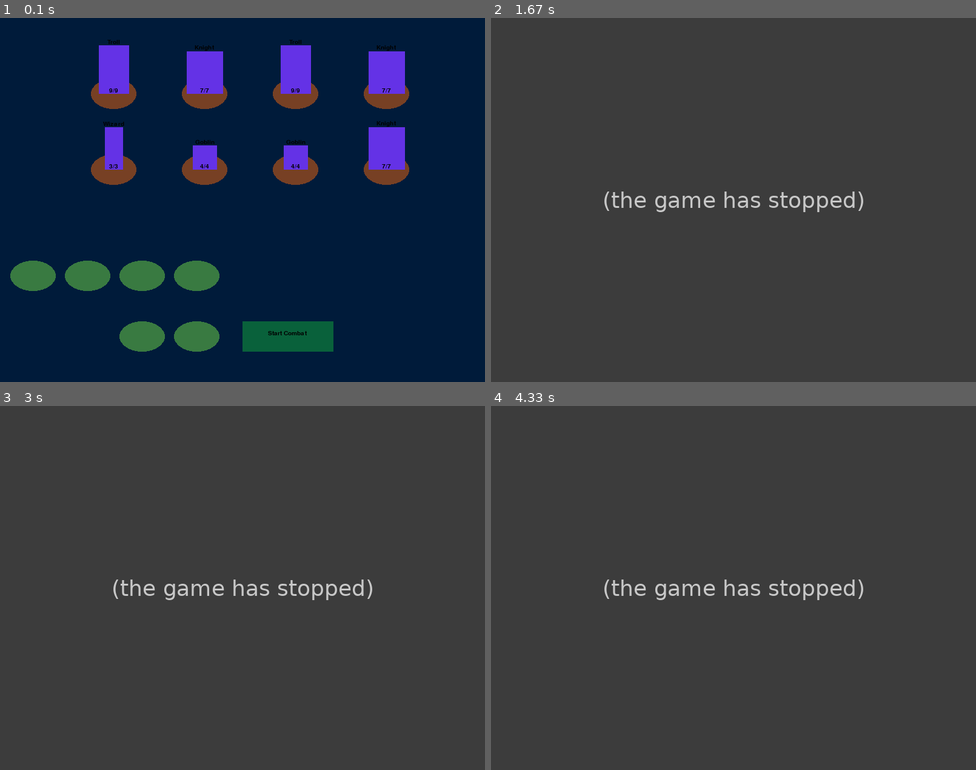
Above: before the commit, frames 1-4 (two rows, left to right).
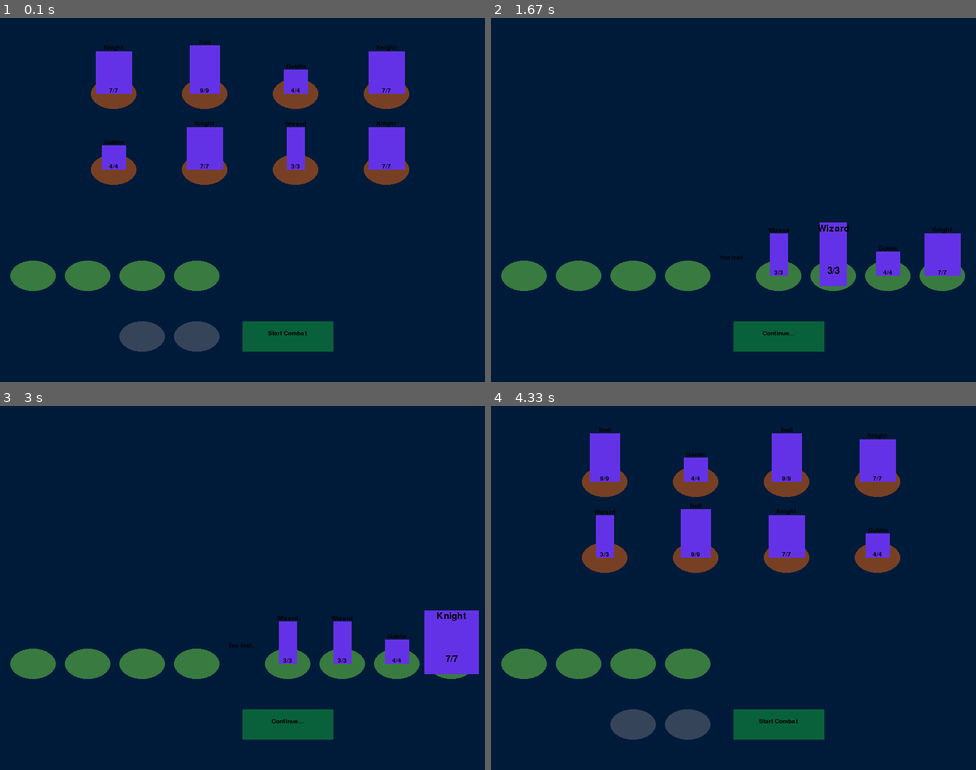
Above: after the commit, the same moments.

Repository: ENorell/RogueTroupe
Game: pygame game, started from main.py
The game is run twice, just before and just after one commit, with the same random seed, the same clock (stepped at 60 frames per second) and the same inputs.
Inputs (mouse positions are in pixels of both pictures, inside the frame that each line leads up to):
- Up to frame 1 (0.1 s): no input
- Up to frame 2 (1.67 s): click "Start Combat" at 0.38 s; click "Continue..." at 0.72 s; press the mouse at (777, 338) at 1.03 s; move the mouse to (723, 229) at 1.13 s; release the mouse at (665, 123) at 1.27 s
- Up to frame 3 (3 s): press the mouse at (286, 726) at 1.87 s; move the mouse to (261, 682) at 1.97 s; release the mouse at (237, 638) at 2.1 s; click (126, 591) at 2.22 s
- Up to frame 4 (4.33 s): click "Continue..." at 3.05 s; press the mouse at (685, 664) at 3.37 s; move the mouse to (636, 628) at 3.47 s; release the mouse at (588, 591) at 3.6 s; click (694, 566) at 3.72 s; press the mouse at (578, 664) at 4.03 s; move the mouse to (631, 679) at 4.13 s; release the mouse at (685, 697) at 4.27 s

The runs differ from the first frame. In frame 1, 3.5% of the frame differs, in the area x 19-65%, y 6-92%; in frame 2, 100%, in the area x 0-100%, y 0-100%; in frame 3, 100%; in frame 4, 100%.
Before the commit the program exited at 0.78 s; later frames show no game.

Commit message:
Polishing up the states

Diff:
--- a/character.py
+++ b/character.py
@@ -22,6 +22,9 @@
 
     def is_dead(self) -> bool:
         return self.health == 0
+
+    def revive(self) -> None:
+        self.health = self.max_health
 
 
 class KnightCharacter(Character):
--- a/character_slot.py
+++ b/character_slot.py
@@ -3,6 +3,7 @@
 from pygame import Surface, Rect, draw
 from typing import Final, Optional
 from character import Character
+from random import choice
 
 
 BATTLE_SLOT_COLOR: Final[Color] = (57, 122, 65)
@@ -28,6 +29,12 @@
         self._content = character
 
 
+def generate_characters(slots: list[CharacterSlot], character_type_pool: list[type]) -> None:
+    for slot in slots:
+        character_type = choice(character_type_pool)
+        slot.content = character_type()
+
+
 def draw_slot(frame: Surface, character_slot: CharacterSlot) -> None:
     assert character_slot.position is not None
 
--- a/combat_state.py
+++ b/combat_state.py
@@ -1,9 +1,11 @@
 from interfaces import UserInput
-from character import Character, draw_character, draw_text
+from character import Character, draw_character
 from character_slot import CharacterSlot, draw_slot
 from settings import GAME_FPS
 from state_machine import State, StateChoice
-from interactable import Button
+from interactable import Button, draw_button, draw_text
+from renderer import PygameRenderer
+from typing import Optional
 
 class BattlePhase: #not used now, but might be necessary later if there are several components to a turn
 
@@ -27,7 +29,6 @@
 
 class BattleTurn:
     def __init__(self, character: Character, ally_slots: list[CharacterSlot], enemy_slots: list[CharacterSlot]) -> None:
-        #self.phases = phases
         self.character = character
         self.is_done = False
         self.delay = Delay(0.5)
@@ -36,7 +37,8 @@
 
     def determine_target(self) -> None:
         relative_enemies: list[CharacterSlot] = self.ally_slots if self.character in [slot.content for slot in self.enemy_slots] else self.enemy_slots
-        self.target_character: Character = [slot.content for slot in relative_enemies if slot.content and not slot.content.is_dead()][0]
+        living_enemies = [slot.content for slot in relative_enemies if slot.content and not slot.content.is_dead()]
+        self.target_character: Optional[Character] = living_enemies[0] if living_enemies else None
 
     def start_turn(self) -> None:
         if self.character.is_dead():
@@ -50,7 +52,8 @@
             self.delay.tick()
             return
 
-        self.target_character.damage_health(self.character.damage)
+        if self.target_character:
+            self.target_character.damage_health(self.character.damage)
         self.is_done = True
 
 
@@ -59,27 +62,20 @@
         self.ally_slots = ally_slots
         self.enemy_slots = enemy_slots
         self.turn_order = self.get_turn_order()
-        self.current_turn: BattleTurn = self.turn_order[0]
-        self.current_turn.start_turn()
         self.is_done = False
 
 
     def get_turn_order(self) -> list[BattleTurn]:
-        characters: list[Character] = []
-        for slot in self.ally_slots+self.enemy_slots:
-            if not slot.content or slot.content.is_dead():
-                continue
-            characters.append(slot.content)
-
-        return [BattleTurn(character, self.ally_slots, self.enemy_slots) for character in characters]
-
+        living_characters = [slot.content for slot in self.ally_slots + self.enemy_slots if slot.content and not slot.content.is_dead()]
+        return [BattleTurn(character, self.ally_slots, self.enemy_slots) for character in living_characters]
 
     def start_round(self) -> None:
-        pass
+        self.current_turn: BattleTurn = self.turn_order[0]
+        self.current_turn.start_turn()
 
     def next_round(self) -> None:
         self.turn_order.remove(self.current_turn)
-        if len(self.turn_order) == 0:
+        if not self.turn_order:
             self.is_done = True
             return
 
@@ -98,6 +94,12 @@
     characters_alive: list[Character] = [slot.content for slot in slots if slot.content and not slot.content.is_dead() ]
     return not bool( characters_alive )
 
+def revive_ally_characters(slots: list[CharacterSlot]) -> None:
+    for slot in slots:
+        if not slot.content:
+            return
+
+        slot.content.revive()
 
 
 class CombatState(State):
@@ -108,9 +110,14 @@
         self.continue_button = Button((400,500), "Continue...")
 
     def start_state(self) -> None:
+        self.start_new_round()
+
+    def start_new_round(self) -> None:
         self.current_round = BattleRound(self.ally_slots, self.enemy_slots)
         self.current_round.start_round()
 
+    def is_combat_concluded(self) -> bool:
+        return is_everyone_dead(self.ally_slots) or is_everyone_dead(self.enemy_slots)
 
     def loop(self, user_input: UserInput) -> None:
         self.continue_button.refresh(user_input.mouse_position)
@@ -119,11 +126,28 @@
             self.current_round.loop()
             return
 
-        if is_everyone_dead(self.ally_slots):
+        if self.is_combat_concluded():
             if self.continue_button.is_hovered and user_input.is_mouse1_up:
-                self.next_state = StateChoice.SHOP
-        elif is_everyone_dead(self.enemy_slots):
-            if self.continue_button.is_hovered and user_input.is_mouse1_up:
+                revive_ally_characters(self.ally_slots)
                 self.next_state = StateChoice.SHOP
         else:
-            self.start_state()
+            self.start_new_round()
+
+
+class CombatRenderer(PygameRenderer):
+    def draw_frame(self, combat_state: CombatState):
+        if combat_state.is_combat_concluded():
+            draw_button(self.frame, combat_state.continue_button )
+            conclusion_text = "You lost..." if is_everyone_dead(combat_state.ally_slots) else "You won!"
+            draw_text(conclusion_text, self.frame, (400,400))
+
+        for slot in combat_state.ally_slots + combat_state.enemy_slots:
+            draw_slot(self.frame, slot)
+
+            if not slot.content: continue
+
+            is_acting = combat_state.current_round.current_turn.character == slot.content and not combat_state.current_round.current_turn.character.is_dead()
+
+            scale_ratio = 1.5 if slot.is_hovered or is_acting else 1
+
+            draw_character(self.frame, slot.center_coordinate, slot.content, scale_ratio = scale_ratio)
--- a/drag_dropper.py
+++ b/drag_dropper.py
@@ -56,7 +56,7 @@
         for slot in drag_dropper.slots:
             draw_slot(self.frame, slot)
 
-        #make sure the characters are drawn on top
+        #make sure the characters are drawn on top of slots
         for slot in drag_dropper.slots:
             if not slot.content: continue
 
--- a/game.py
+++ b/game.py
@@ -1,9 +1,10 @@
 from interfaces import Loopable, UserInput
+from renderer import PygameRenderer
 from character_slot import CharacterSlot, BATTLE_SLOT_COLOR
 from state_machine import StateMachine, State, StateChoice
-from combat_state import CombatState
-from preparation_state import PreparationState
-from shop_state import ShopState
+from combat_state import CombatState, CombatRenderer
+from preparation_state import PreparationState, PreparationRenderer
+from shop_state import ShopState, ShopRenderer, BENCH_SLOT_COLOR
 
 from typing import Final
 from settings import DISPLAY_WIDTH
@@ -44,7 +45,7 @@
     first_slot_position = SCREEN_CENTER - DISTANCE_CENTER_TO_SLOTS - round( CharacterSlot.width_pixels/2 )
     for slot_nr in range(NR_BENCH_SLOTS_PER_TEAM):
         position_x = first_slot_position - slot_nr * ( DISTANCE_BETWEEN_SLOTS + CharacterSlot.width_pixels)
-        slots.append( CharacterSlot((position_x, BENCH_HEIGHT), BATTLE_SLOT_COLOR) )
+        slots.append( CharacterSlot((position_x, BENCH_HEIGHT), BENCH_SLOT_COLOR) )
     return slots
 
 
@@ -67,3 +68,25 @@
             }
 
         super().__init__(states, start_state=StateChoice.SHOP)
+
+
+class GameRenderer(PygameRenderer):
+    def __init__(self) -> None:
+        super().__init__()
+        self.shop_renderer = ShopRenderer()
+        self.prepatation_renderer = PreparationRenderer()
+        self.combat_renderer = CombatRenderer()
+
+    def draw_frame(self, game: Game):
+        match game.state:
+            case CombatState():
+                self.combat_renderer.draw_frame(game.state)
+
+            case PreparationState():
+                self.prepatation_renderer.draw_frame(game.state)
+
+            case ShopState():
+                self.shop_renderer.draw_frame(game.state)
+
+            case _:
+                raise Exception(f"Unknown state to render: {game.state}")
--- a/game_renderer.py
+++ /dev/null
@@ -1,41 +0,0 @@
-from renderer import PygameRenderer
-from character import draw_character
-from character_slot import draw_slot
-from game import Game
-from shop_state import ShopRenderer, ShopState
-from state_machine import State
-from combat_state import CombatState
-from preparation_state import PreparationRenderer, PreparationState
-from interactable import draw_button
-
-
-class GameRenderer(PygameRenderer):
-    def __init__(self) -> None:
-        super().__init__()
-        self.shop_renderer = ShopRenderer()
-        self.prepatation_renderer = PreparationRenderer()
-
-    def draw_frame(self, game: Game):
-        match game.state:
-            case CombatState():
-                draw_button(self.frame, game.state.continue_button )
-
-                for slot in game.state.ally_slots + game.state.enemy_slots:
-                    draw_slot(self.frame, slot)
-
-                    if not slot.content: continue
-
-                    is_acting = game.state.current_round.current_turn.character == slot.content and not game.state.current_round.current_turn.character.is_dead()
-
-                    scale_ratio = 1.5 if slot.is_hovered or is_acting else 1
-
-                    draw_character(self.frame, slot.center_coordinate, slot.content, scale_ratio = scale_ratio)
-
-            case PreparationState():
-                self.prepatation_renderer.draw_frame(game.state)
-
-            case ShopState():
-                self.shop_renderer.draw_frame(game.state)
-
-            case _:
-                raise Exception("Unknown state to draw")
--- a/interactable.py
+++ b/interactable.py
@@ -1,26 +1,9 @@
 from abc import ABC
-from typing import Protocol, Final
+from typing import Final
 from settings import Vector, Color, BLACK_COLOR, DEFAULT_TEXT_SIZE
 from pygame import Rect, draw, Surface, font
 
 BUTTON_COLOR: Final[Color] = (9, 97, 59)
-
-
-class MouseCollider(Protocol):
-
-    def is_point_contained(self, point: Vector, top_left: Vector, size: Vector) -> bool:
-        ...
-
-class NoMouseCollider:
-
-    def is_point_contained(self, point: Vector, top_left: Vector, size: Vector) -> bool:
-        return False
-
-class PygameMouseCollider:
-
-    def is_point_contained(self, point: Vector, top_left: Vector, size: Vector) -> bool:
-        rectangle = Rect(top_left, size)
-        return rectangle.collidepoint( point )
 
 
 def detect_hover_pygame(position: Vector, size: Vector, mouse_position: Vector) -> bool:
--- a/main.py
+++ b/main.py
@@ -1,7 +1,6 @@
 from engine import PygameEngine
-from game_renderer import GameRenderer
 from input_listener import PygameInputListener
-from game import Game
+from game import Game, GameRenderer
 
 
 if __name__ == '__main__':
--- a/preparation_state.py
+++ b/preparation_state.py
@@ -1,24 +1,17 @@
 from interfaces import UserInput
 from state_machine import State, StateChoice
 from character import Character, KnightCharacter, WizardCharacter, TrollCharacter, GoblinCharacter, draw_character
-from character_slot import CharacterSlot, draw_slot
+from character_slot import CharacterSlot, draw_slot, generate_characters
 from drag_dropper import DragDropper, DragDropRenderer
 from interactable import Button, draw_button
 
-from random import choice
 
-
-ENEMY_POOL: list[Character] = [
-    KnightCharacter(),
-    WizardCharacter(),
-    GoblinCharacter(),
-    TrollCharacter()
+ENEMY_POOL: list[type] = [
+    KnightCharacter,
+    WizardCharacter,
+    GoblinCharacter,
+    TrollCharacter
 ]
-
-
-def generate_enemies(slots: list[CharacterSlot]) -> None:
-    for slot in slots:
-        slot.content = choice(ENEMY_POOL)
 
 
 class PreparationState(State):
@@ -31,7 +24,7 @@
         self.continue_button = Button((400,500), "Continue...")
 
     def start_state(self) -> None:
-        generate_enemies(self.enemy_slots)
+        generate_characters(self.enemy_slots, ENEMY_POOL)
 
     def loop(self, user_input: UserInput) -> None:
         for slot in self.enemy_slots:
--- a/shop_state.py
+++ b/shop_state.py
@@ -1,20 +1,19 @@
 from state_machine import State, StateChoice
 from character import Character, KnightCharacter, WizardCharacter, GoblinCharacter, TrollCharacter
-from character_slot import CharacterSlot
+from character_slot import CharacterSlot, generate_characters
 from drag_dropper import DragDropper, DragDropRenderer
 from interfaces import UserInput
 from interactable import Button, draw_button
 from typing import Final
-from random import choice
 
 from settings import Vector, Color
 
 
-CHARACTER_POOL: list[Character] = [
-    KnightCharacter(),
-    WizardCharacter(),
-    GoblinCharacter(),
-    TrollCharacter()
+SHOP_POOL: list[type] = [
+    KnightCharacter,
+    WizardCharacter,
+    GoblinCharacter,
+    TrollCharacter
 ]
 
 SHOP_TOP_LEFT_POSITION: Final[Vector] = (150,100)
@@ -38,11 +37,6 @@
     return slots
 
 
-def generate_shop_content(slots: list[CharacterSlot]) -> None:
-    for slot in slots:
-        slot.content = choice(CHARACTER_POOL)
-
-
 class ShopState(State):
     def __init__(self, ally_slots: list[CharacterSlot], bench_slots: list[CharacterSlot]) -> None:
         super().__init__()
@@ -54,7 +48,7 @@
 
 
     def start_state(self) -> None:
-        generate_shop_content(self.shop_slots)
+        generate_characters(self.shop_slots, SHOP_POOL)
 
 
     def loop(self, user_input: UserInput) -> None:
--- a/test_rooms/characters_and_slots.py
+++ b/test_rooms/characters_and_slots.py
@@ -38,8 +38,8 @@
 preparation_state.start_state()
 
 engine = PygameEngine(
-    preparation_state,
-    PreparationRenderer(),
+    shop_state,
+    ShopRenderer(),
     PygameInputListener()
 )
 
--- a/test_rooms/combat_simulation.py
+++ b/test_rooms/combat_simulation.py
@@ -1,11 +1,9 @@
 import os, sys
 sys.path.insert(1, "/".join(os.path.realpath(__file__).split("/")[0:-2]))
 
-from interfaces import UserInput
 from input_listener import PygameInputListener
 from engine import PygameEngine
 from renderer import PygameRenderer
-from game_renderer import GameRenderer
 
 from character import KnightCharacter, WizardCharacter, GoblinCharacter, TrollCharacter, Character, draw_character, draw_text
 from character_slot import CharacterSlot, draw_slot
@@ -13,7 +11,7 @@
 from combat_state import CombatState
 from preparation_state import PreparationState
 from shop_state import ShopState, ShopRenderer
-from game import create_ally_slots, create_enemy_slots, create_bench_slots
+from game import create_ally_slots, create_enemy_slots, create_bench_slots, GameRenderer
 
 from state_machine import StateMachine, State, StateChoice
 
@@ -89,7 +87,7 @@
     }
 
 
-state_machine = StateMachine(states, StateChoice.BATTLE)
+state_machine = StateMachine(states, StateChoice.PREPARATION)
 
 
 engine = PygameEngine(
